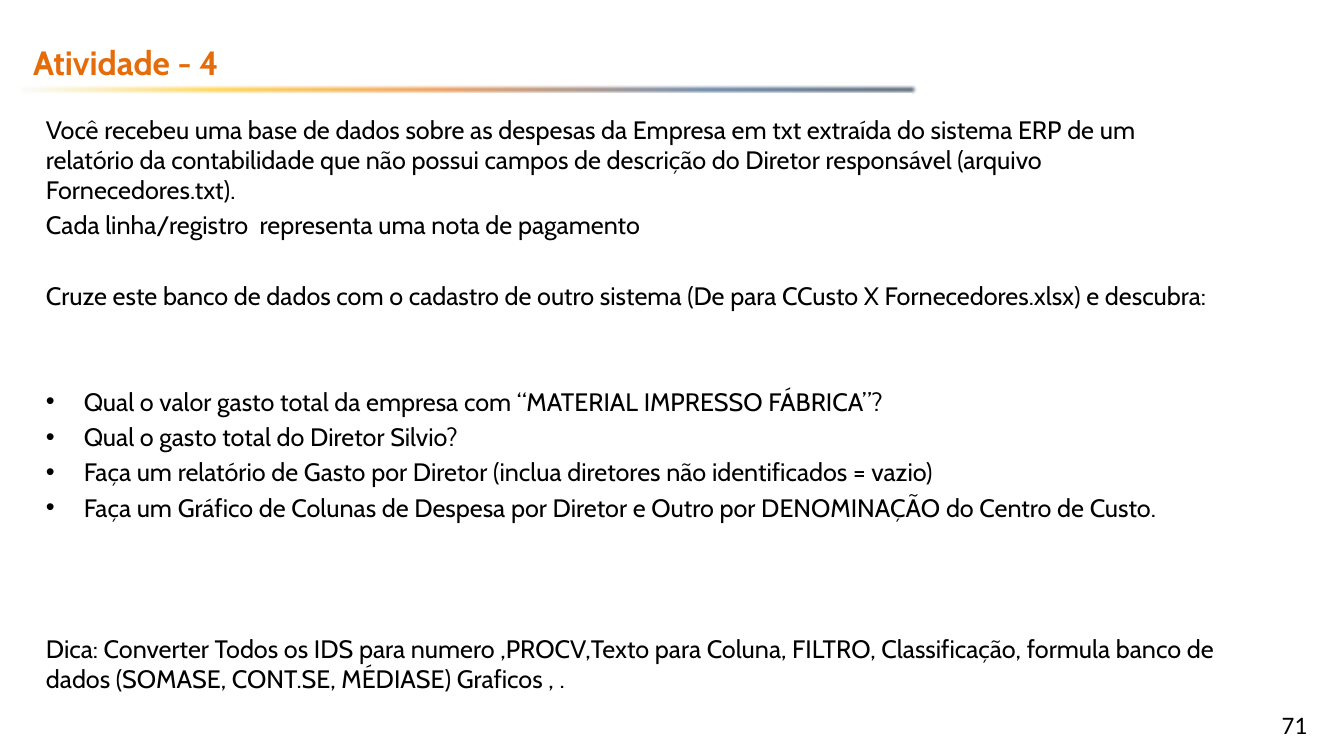
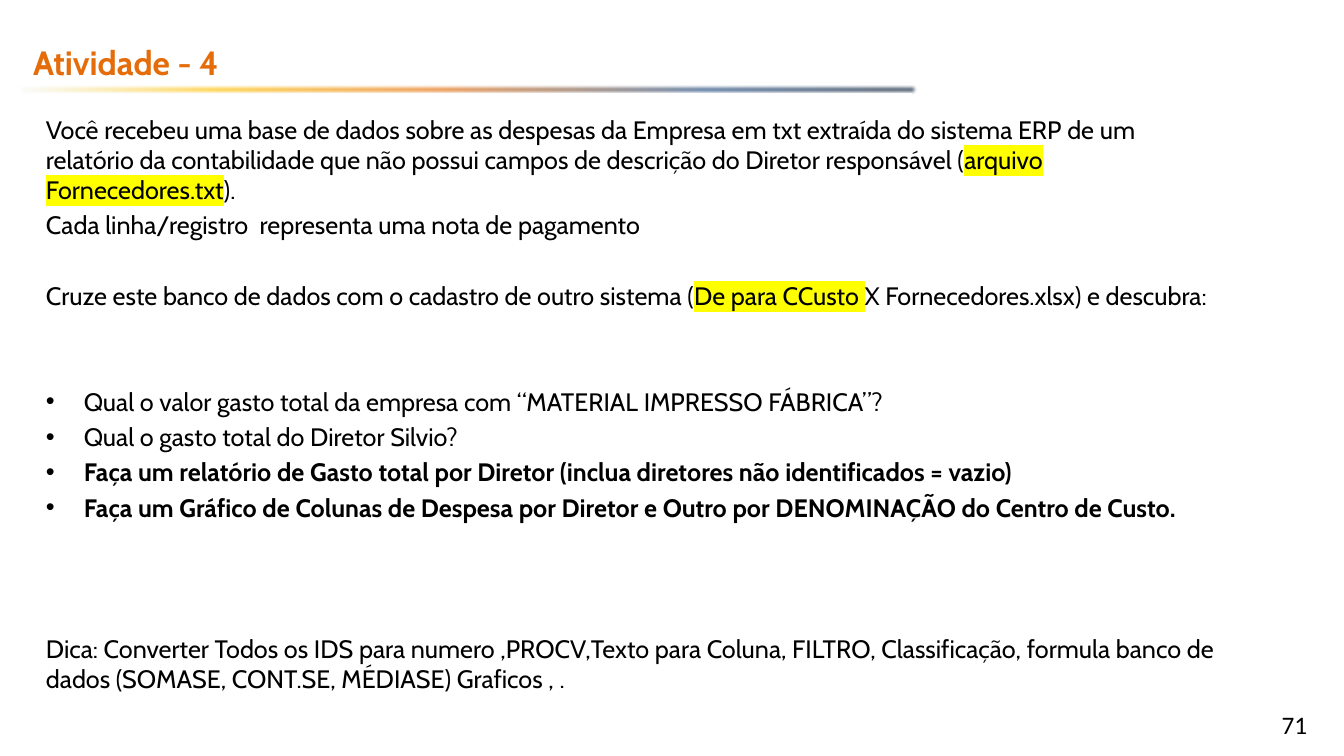
Before and after one commit to emerson-fenrir/Excel_Basico, a slide deck: slide 71 of Professor/Aula3.pptx. Drawn at 1344x756 pixels with LibreOffice and Linux fonts; fonts in the diff are those of the drawing; background and template pictures are left out. Boxes give left, top, right and bottom in pixels: in the first picture for what was removed or moved away, otherwise in the second. Text is boxed around its words. In the diff, an @@ line names an element or a change of style, - is before the commit and + after.

```diff
--- a/Professor/Aula3.pptx
+++ b/Professor/Aula3.pptx
@@ text at (46,120,1207,523): highlight none to #FFFF00 in "(arquivo Fornecedores.txt).", "(De para CCusto"; bold on in "Faça um Gráfico de Colunas de Despesa ..." @@
@@ text at (84,462,1012,487): text changed; bold on @@
-• Faça um relatório de Gasto por Diretor (inclua diretores não identificados = vazio)
+• Faça um relatório de Gasto total por Diretor (inclua diretores não identificados = vazio)
```
Also in this commit, not shown: 8 other slides changed, 2 slides added.
